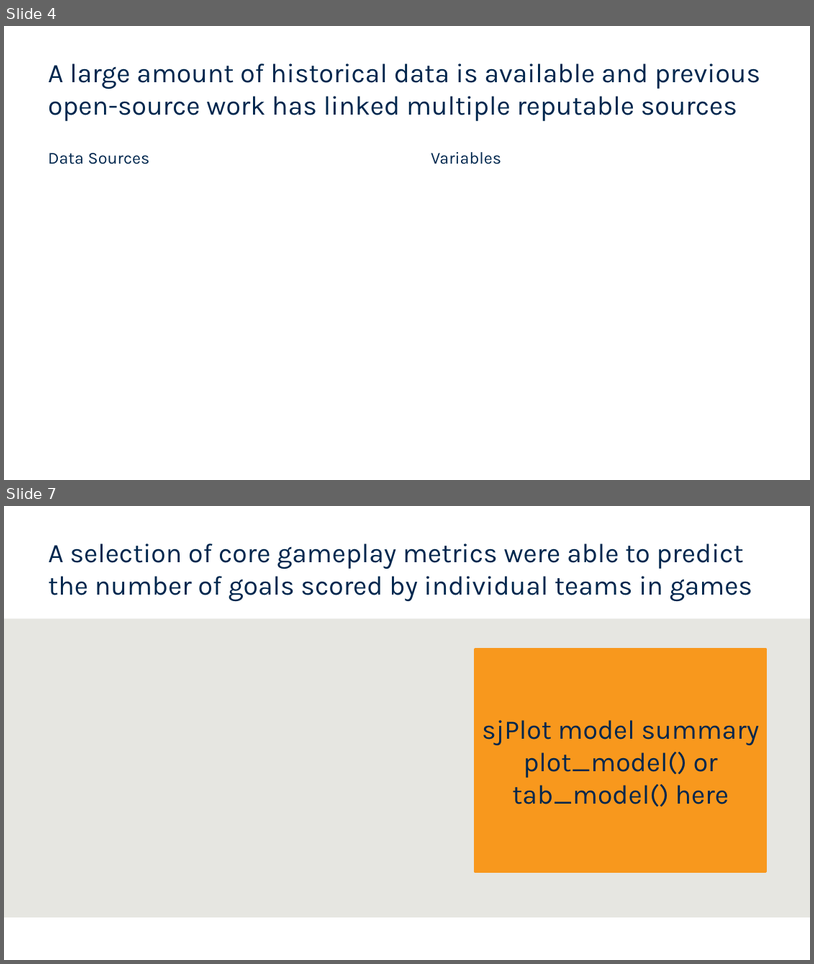
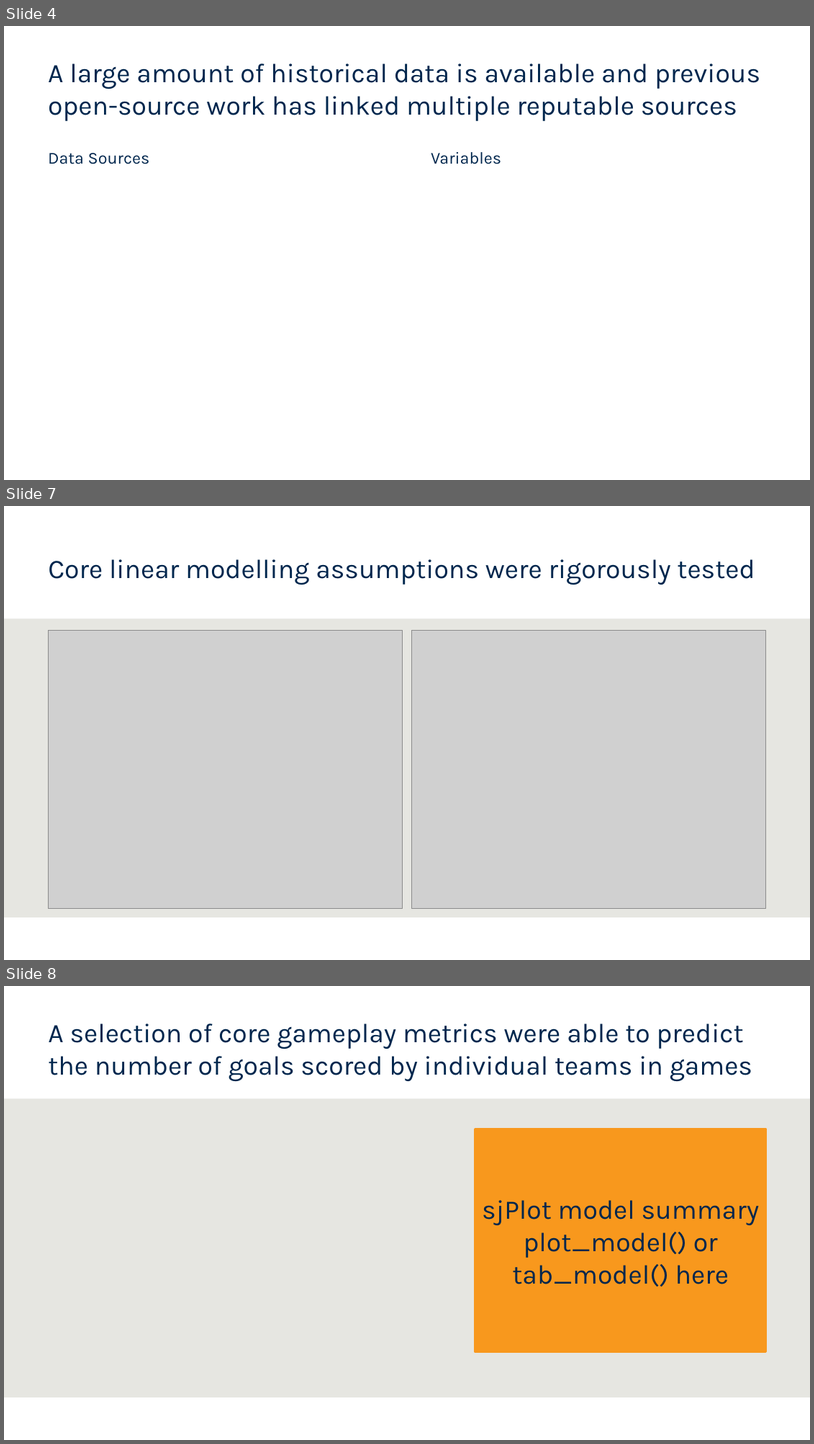
Before and after one commit to hendersontrent/phd-coursework, a slide deck: olet5608/OLET5608 Presentation.pptx. Shown one above the other, each under a label of ours: slides 4 and 7 before the commit, slides 4, 7 and 8 after it; the slides between them are not shown. The pictures are 814x964 and 814x1444 pixels, drawn with LibreOffice and Linux fonts; fonts in the diff are those of the drawing; grey boxes stand for pictures; background and template pictures are left out. Boxes give left, top, right and bottom in pixels: in the first picture for what was removed or moved away, otherwise in the second. Text is boxed around its words. In the diff, an @@ line names an element or a change of style, - is before the commit and + after.

```diff
--- a/olet5608/OLET5608 Presentation.pptx
+++ b/olet5608/OLET5608 Presentation.pptx
@@ slide 7 added at <box>4,506,810,960</box>, background #FFFFFF; not listed: 1 template element that a slide beside it also shows @@
@@ text added at <box>48,559,755,585</box>, 32 pt, text #00264D @@
+Core linear modelling assumptions were rigorously tested
@@ picture added at <box>48,630,403,908</box> @@
@@ picture added at <box>412,630,766,908</box> @@
@@ what was slide 7 is now slide 8 @@
```
Also in this commit, not shown: 3 slides changed, 1 other slide added, 1 slide removed.
